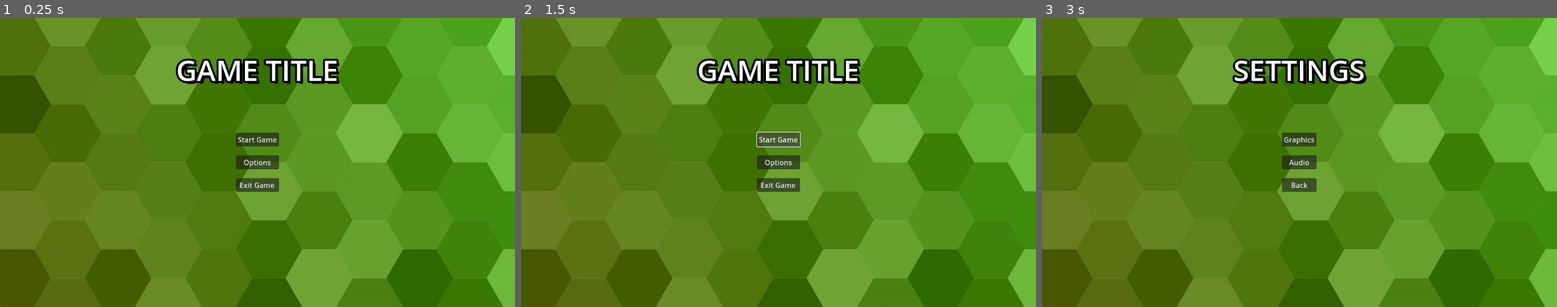
Above: before the commit, frames 1-3 (left to right).
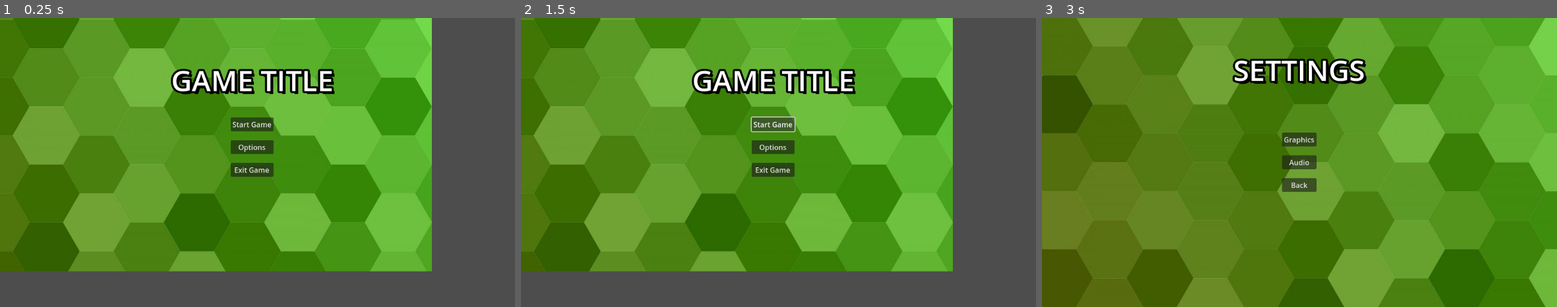
Above: after the commit, the same moments.

Repository: haw-peter/Sustainable_Game_Uni_Project
Game: Godot game, scene res://main_menu.tscn
Two runs of this game, one before a commit and one after it. Both use one fixed random seed, a clock stepped at 60 frames per second and the inputs below. Before the commit the project has no main scene; this scene is started directly in both runs.
Inputs:
- Up to frame 1 (0.25 s): no input
- Up to frame 2 (1.5 s): click "Start Game" at 0.5 s; click "Start Game" at 1.25 s
- Up to frame 3 (3 s): click "Start Game" at 2 s; click "Options" at 2.75 s

The runs differ from the first frame. In frame 1, 77% of the frame differs, in the area x 0-100%, y 0-100%; in frame 2, 77%; in frame 3, nothing differs.

Commit message:
small change
test of commit

Diff:
--- a/main_menu.tscn
+++ b/main_menu.tscn
@@ -21,10 +21,10 @@
 anchors_preset = 15
 anchor_right = 1.0
 anchor_bottom = 1.0
-offset_left = -36.0
-offset_top = -307.0
-offset_right = 312.0
-offset_bottom = 45.0
+offset_left = -534.0
+offset_top = -432.0
+offset_right = -186.0
+offset_bottom = -80.0
 grow_horizontal = 2
 grow_vertical = 2
 texture = ExtResource("2_qrexf")
@@ -34,6 +34,10 @@
 anchors_preset = 15
 anchor_right = 1.0
 anchor_bottom = 1.0
+offset_left = 165.0
+offset_top = 23.0
+offset_right = -188.0
+offset_bottom = -92.0
 grow_horizontal = 2
 grow_vertical = 2
 theme_override_constants/margin_left = 12
--- a/project.godot
+++ b/project.godot
@@ -11,5 +11,10 @@
 [application]
 
 config/name="SustainableGame"
+run/main_scene="res://main_menu.tscn"
 config/features=PackedStringArray("4.2", "Forward Plus")
 config/icon="res://icon.svg"
+
+[dotnet]
+
+project/assembly_name="SustainableGame"
Not shown: 1 places in options_menu.tscn that only renumber resources
